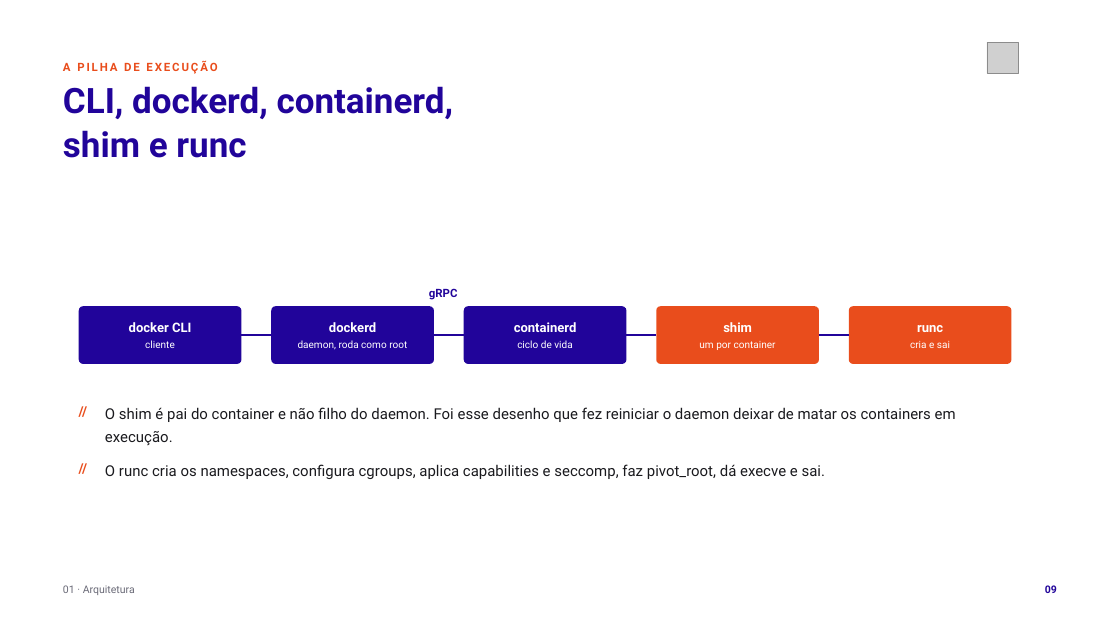
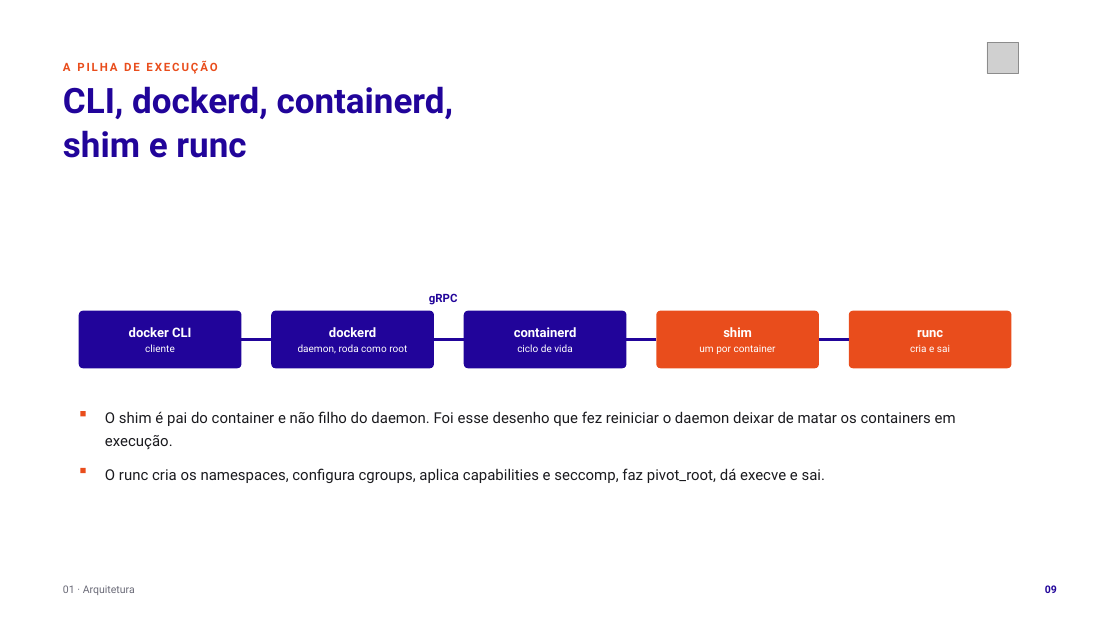
Before and after one commit to tcpassos/invite-app, a slide deck: slide 9 of trabalhos/T1-Docker-Invite-People.pptx. Drawn at 1120x630 pixels with LibreOffice and Linux fonts; fonts in the diff are those of the drawing; grey boxes stand for pictures. Boxes give left, top, right and bottom in pixels: in the first picture for what was removed or moved away, otherwise in the second. Text is boxed around its words. In the diff, an @@ line names an element or a change of style, - is before the commit and + after.

```diff
--- a/trabalhos/T1-Docker-Invite-People.pptx
+++ b/trabalhos/T1-Docker-Invite-People.pptx
@@ 13 texts, 5 rounded rectangles, 4 lines: place and size @@
-13 texts, 5 rounded rectangles, 4 lines at <box>79,288,1012,479</box>
+13 texts, 5 rounded rectangles, 4 lines at <box>79,293,1012,483</box>
@@ text removed at <box>79,400,102,422</box> @@
-//
@@ rectangle added at <box>81,411,86,416</box>, fill #E94D1C @@
@@ text removed at <box>79,457,102,479</box> @@
-//
@@ rectangle added at <box>81,468,86,473</box>, fill #E94D1C @@
```
Also in this commit, not shown: 15 other slides changed, 4 other files.
